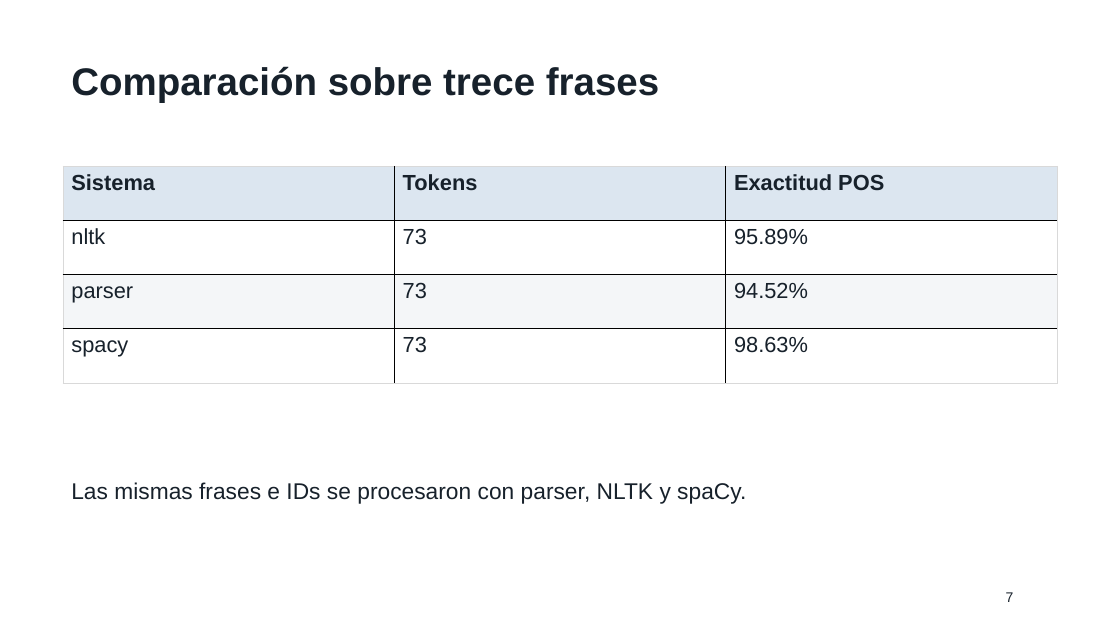
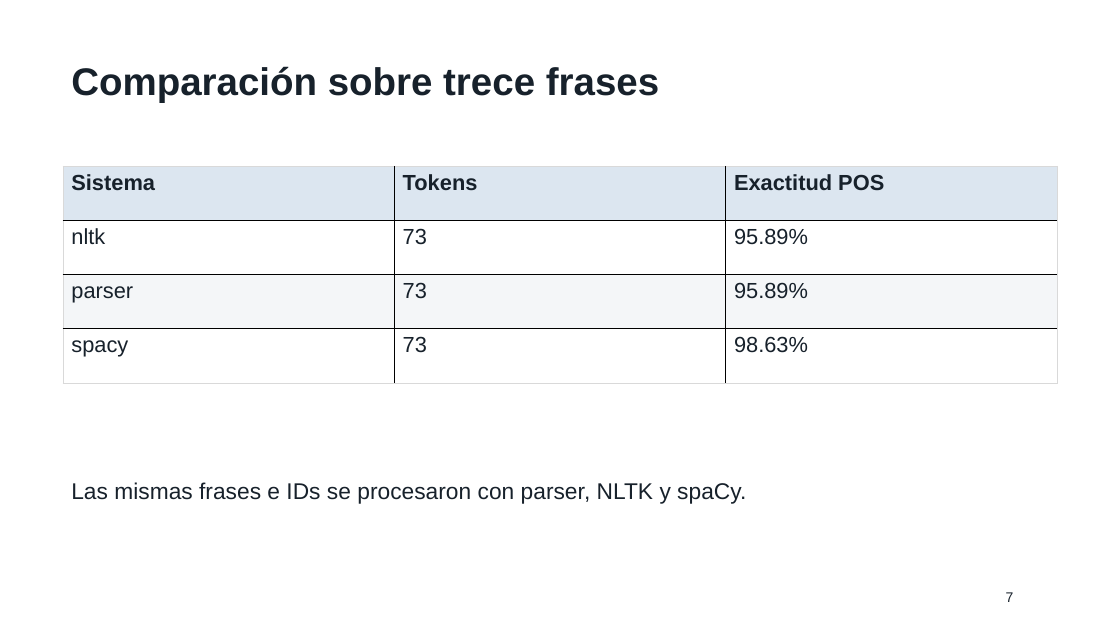
Before and after one commit to Melissaav22/TLP-PROYECTO, a slide deck: slide 7 of docs/presentacion_fase1.pptx. Drawn at 1120x630 pixels with LibreOffice and Linux fonts; fonts in the diff are those of the drawing. Boxes give left, top, right and bottom in pixels: in the first picture for what was removed or moved away, otherwise in the second. Text is boxed around its words. In the diff, an @@ line names an element or a change of style, - is before the commit and + after.

```diff
--- a/docs/presentacion_fase1.pptx
+++ b/docs/presentacion_fase1.pptx
@@ table at box(63, 166, 1056, 383) @@
-row 3, column 3: 94.52%
+row 3, column 3: 95.89%
```
Also in this commit, not shown: 1 other slide changed, 18 other files.
